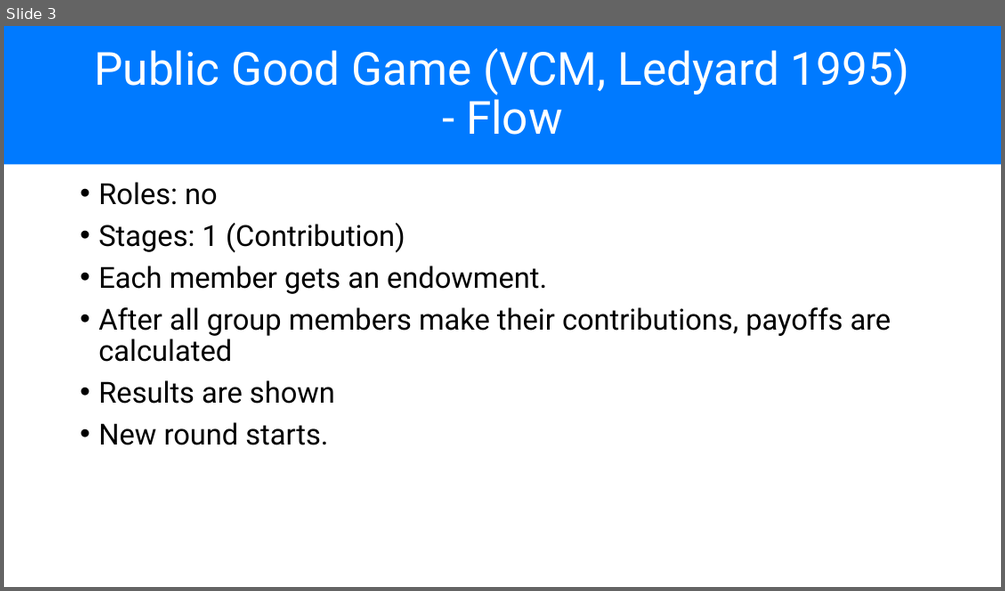
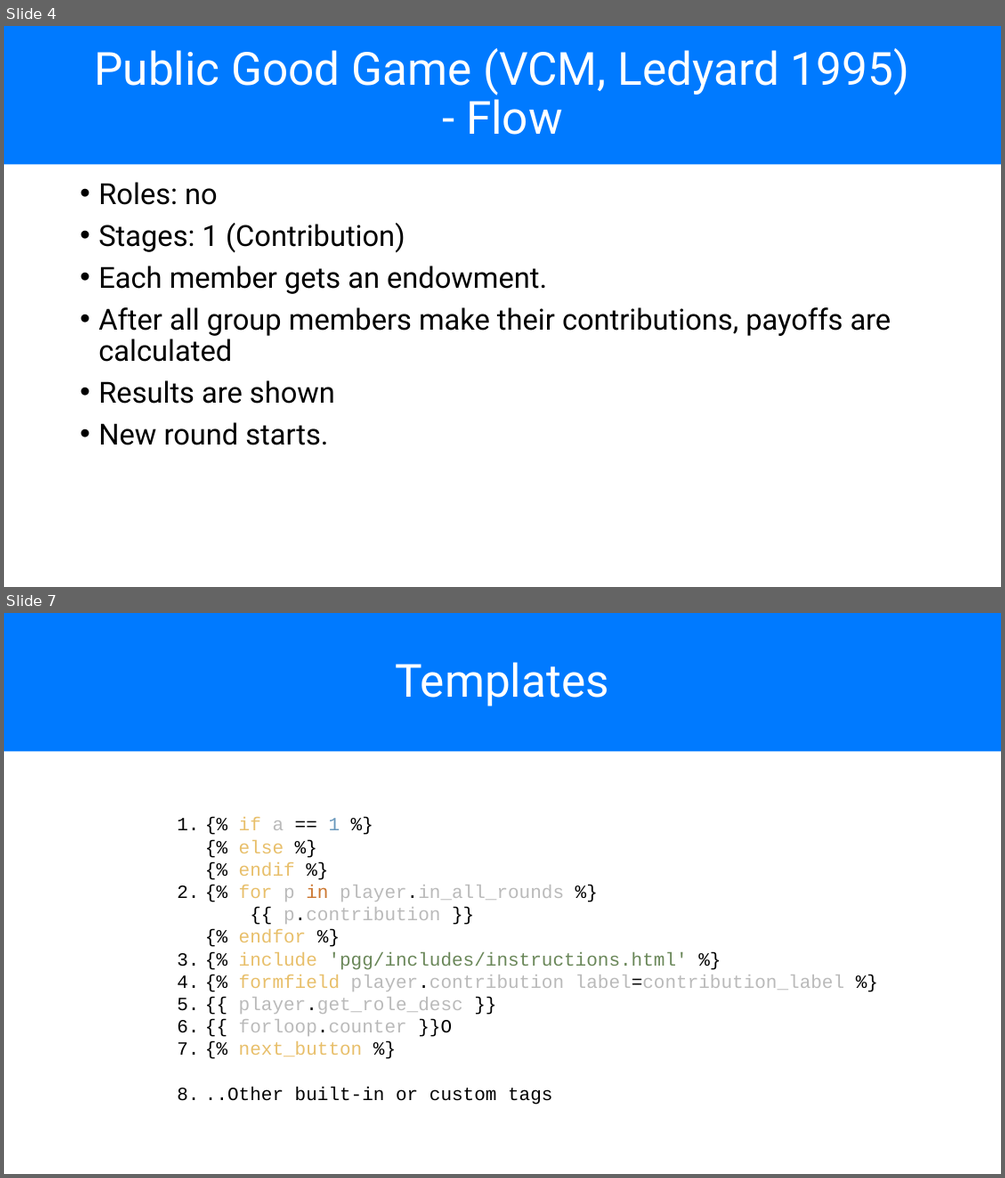
Before and after one commit to chapkovski/uncertainty-summer-school, a slide deck: presentations/frankfurt_july_2019 day3.pptx. Shown one above the other, each under a label of ours: slide 3 before the commit, slides 4 and 7 after it; the slides between them are not shown. The pictures are 1005x591 and 1005x1178 pixels, drawn with LibreOffice and Linux fonts; fonts in the diff are those of the drawing. Boxes give left, top, right and bottom in pixels: in the first picture for what was removed or moved away, otherwise in the second. Text is boxed around its words. In the diff, an @@ line names an element or a change of style, - is before the commit and + after.

```diff
--- a/presentations/frankfurt_july_2019 day3.pptx
+++ b/presentations/frankfurt_july_2019 day3.pptx
@@ slide 7 added at [4, 613, 1001, 1174], background #FFFFFF @@
@@ title added at [4, 613, 1001, 751], fill #007AFF, 44 pt, text #FFFFFF @@
+Templates
@@ text added at [205, 817, 844, 1104], 18 pt, text #BABABA @@
+1. {% if a == 1 %}
+   {% else %}
+   {% endif %}
+2. {% for p in player.in_all_rounds %}
+   {{ p.contribution }}
+   {% endfor %}
+3. {% include 'pgg/includes/instructions.html' %}
+4. {% formfield player.contribution label=contribution_label %}
+5. {{ player.get_role_desc }}
+6. {{ forloop.counter }}O
+7. {% next_button %}
+8. ..Other built-in or custom tags
@@ what was slide 3 is now slide 4 @@
```
Also in this commit, not shown: 1 slide changed, 4 other slides added, 3 other files.
